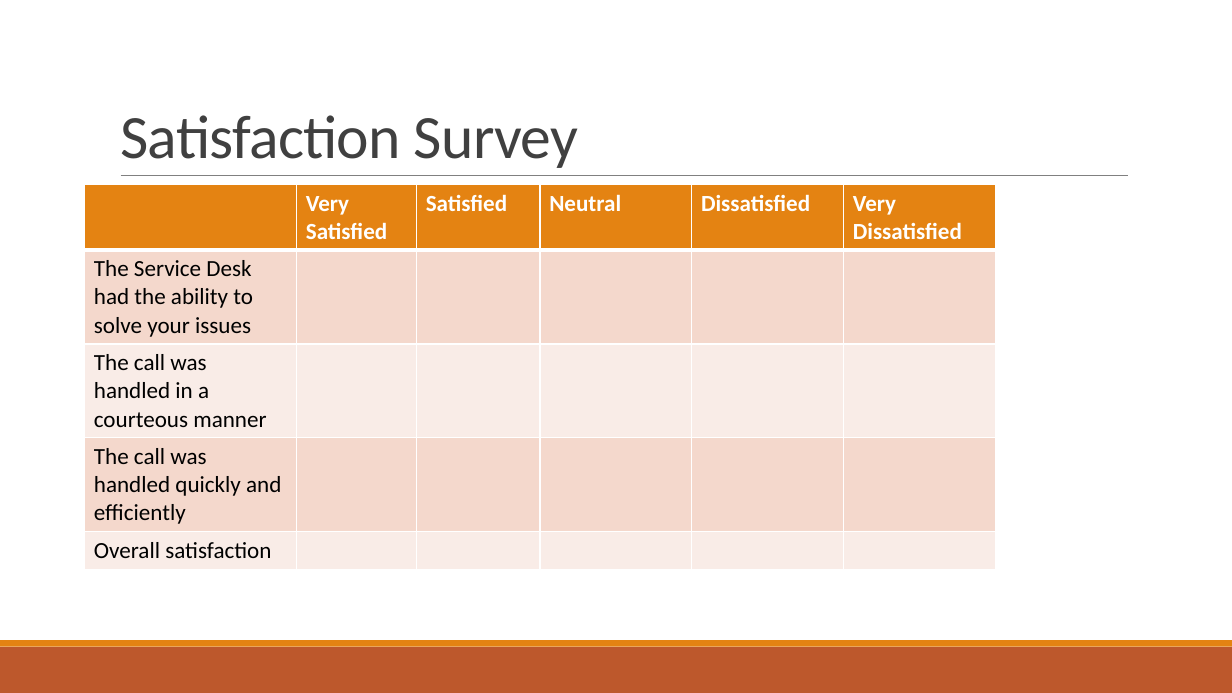
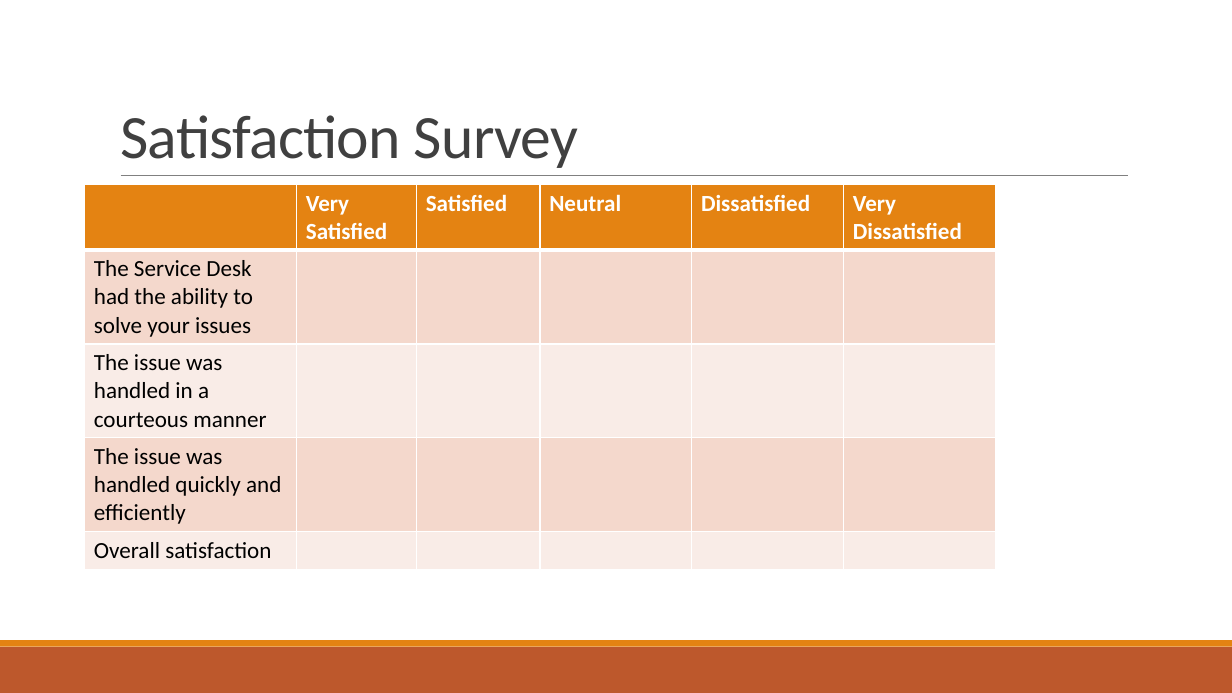
Before and after one commit to chrish160/Chp-6-Project, a slide deck: slide 4 of Service Desk.pptx. Drawn at 1232x693 pixels with LibreOffice and Linux fonts; fonts in the diff are those of the drawing. Boxes give left, top, right and bottom in pixels: in the first picture for what was removed or moved away, otherwise in the second. Text is boxed around its words. In the diff, an @@ line names an element or a change of style, - is before the commit and + after.

```diff
--- a/Service Desk.pptx
+++ b/Service Desk.pptx
@@ table at <box>85,185,995,565</box> @@
-row 3, column 1: The call was handled in a courteous manner
+row 3, column 1: The issue was handled in a courteous manner
-row 4, column 1: The call was handled quickly and efficiently
+row 4, column 1: The issue was handled quickly and efficiently
```
Also in this commit, not shown: 2 other slides changed.
